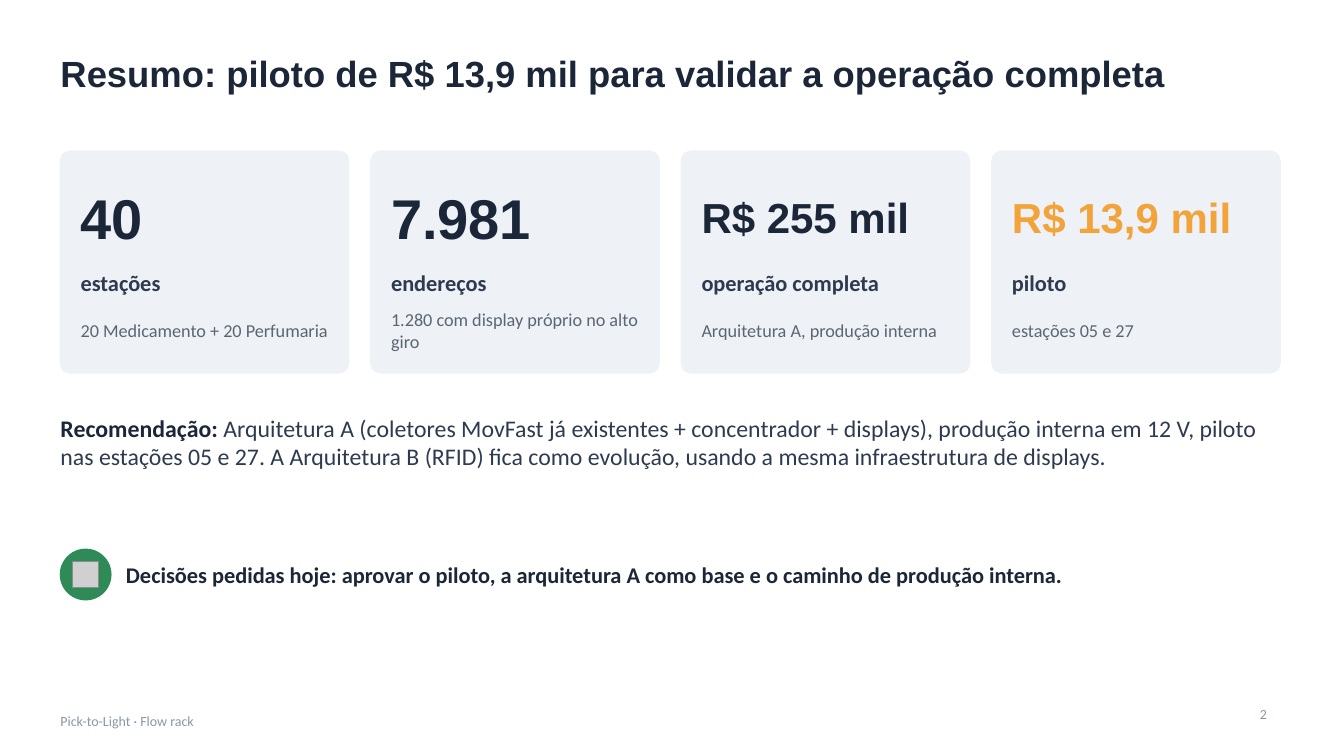
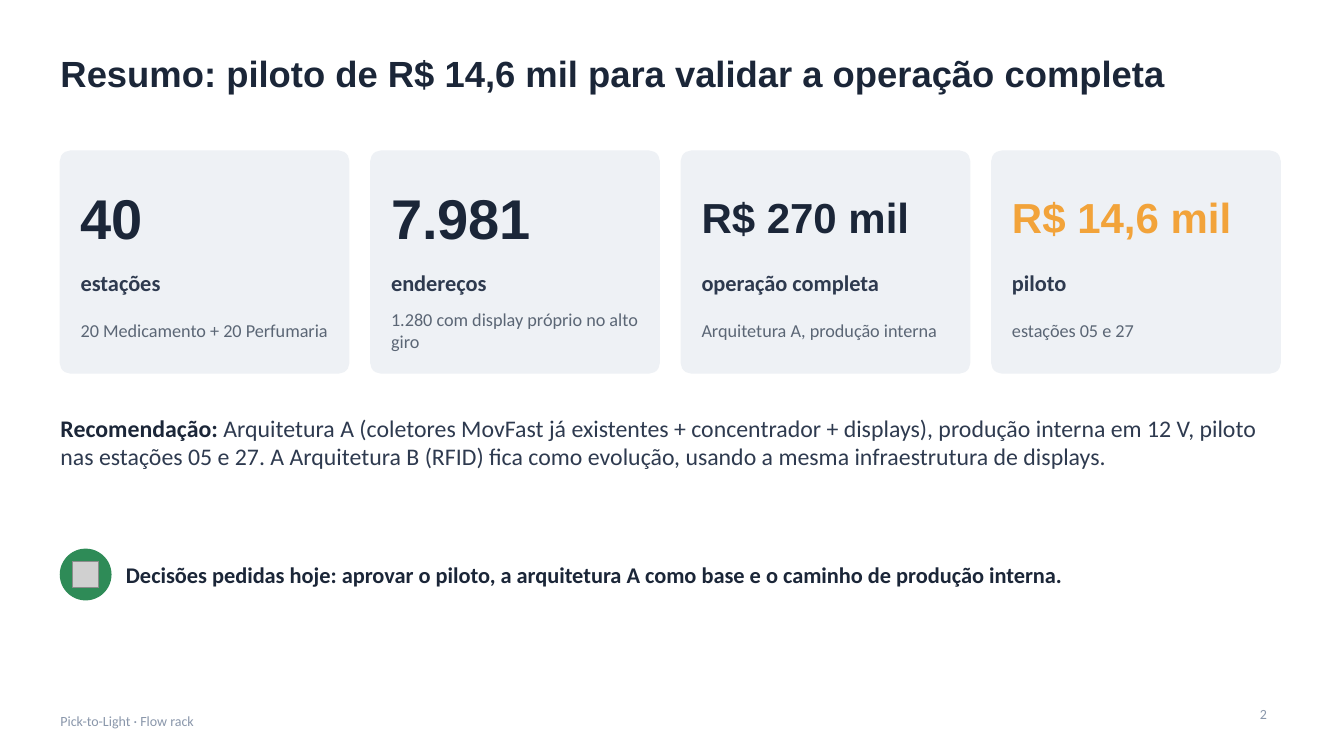
Before and after one commit to jivo88/picking_to_light, a slide deck: slide 2 of projeto/entregaveis/Apresentacao_PTL.pptx. Drawn at 1344x756 pixels with LibreOffice and Linux fonts; fonts in the diff are those of the drawing; grey boxes stand for pictures. Boxes give left, top, right and bottom in pixels: in the first picture for what was removed or moved away, otherwise in the second. Text is boxed around its words. In the diff, an @@ line names an element or a change of style, - is before the commit and + after.

```diff
--- a/projeto/entregaveis/Apresentacao_PTL.pptx
+++ b/projeto/entregaveis/Apresentacao_PTL.pptx
@@ title at bbox=[60, 60, 1165, 95]: text changed @@
-Resumo: piloto de R$ 13,9 mil para validar a operação completa
+Resumo: piloto de R$ 14,6 mil para validar a operação completa
@@ text at bbox=[702, 202, 909, 236]: text changed @@
-R$ 255 mil
+R$ 270 mil
@@ text at bbox=[1012, 202, 1232, 240]: text changed @@
-R$ 13,9 mil
+R$ 14,6 mil
```
Also in this commit, not shown: 6 other slides changed, 21 other files.
